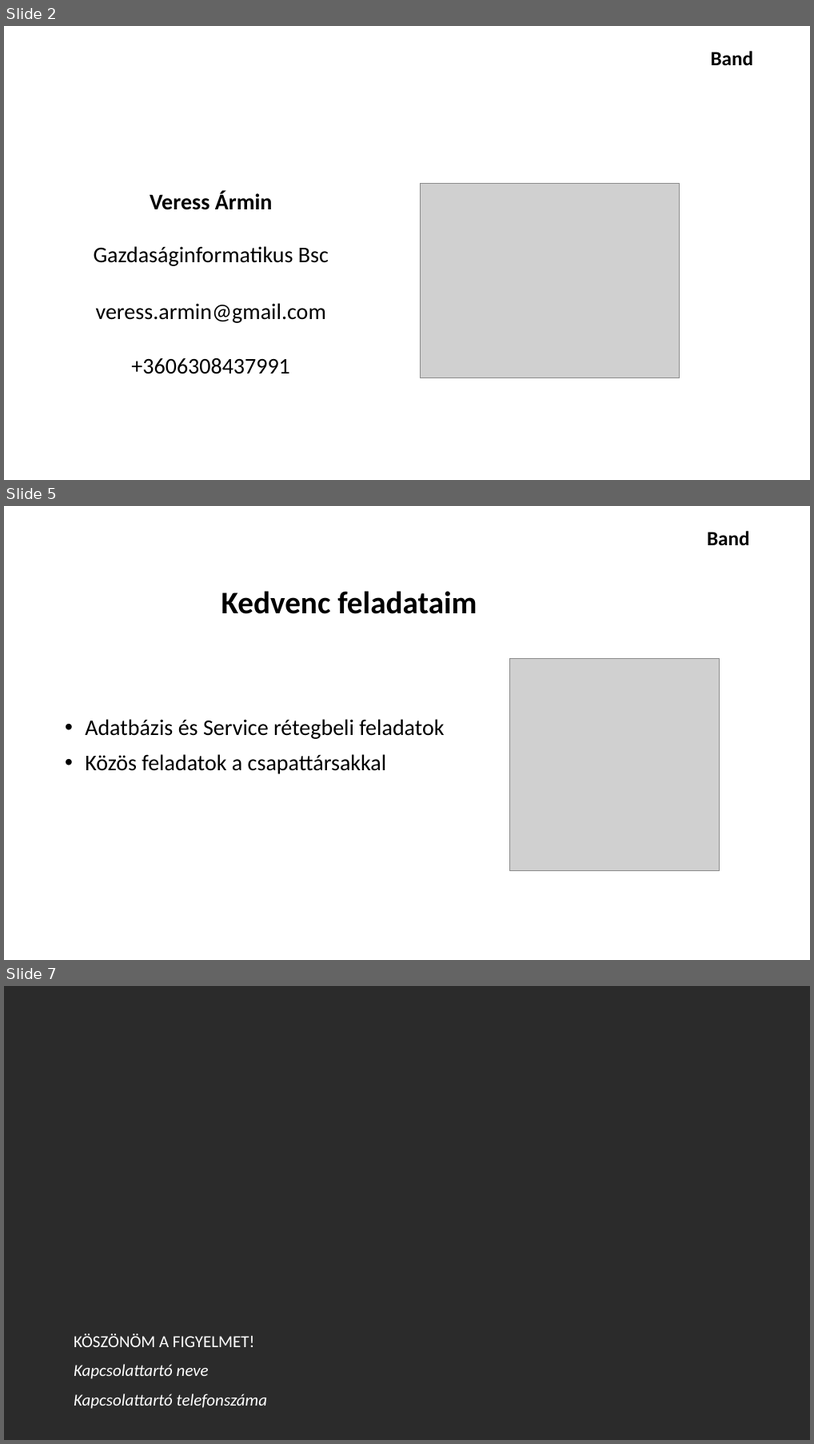
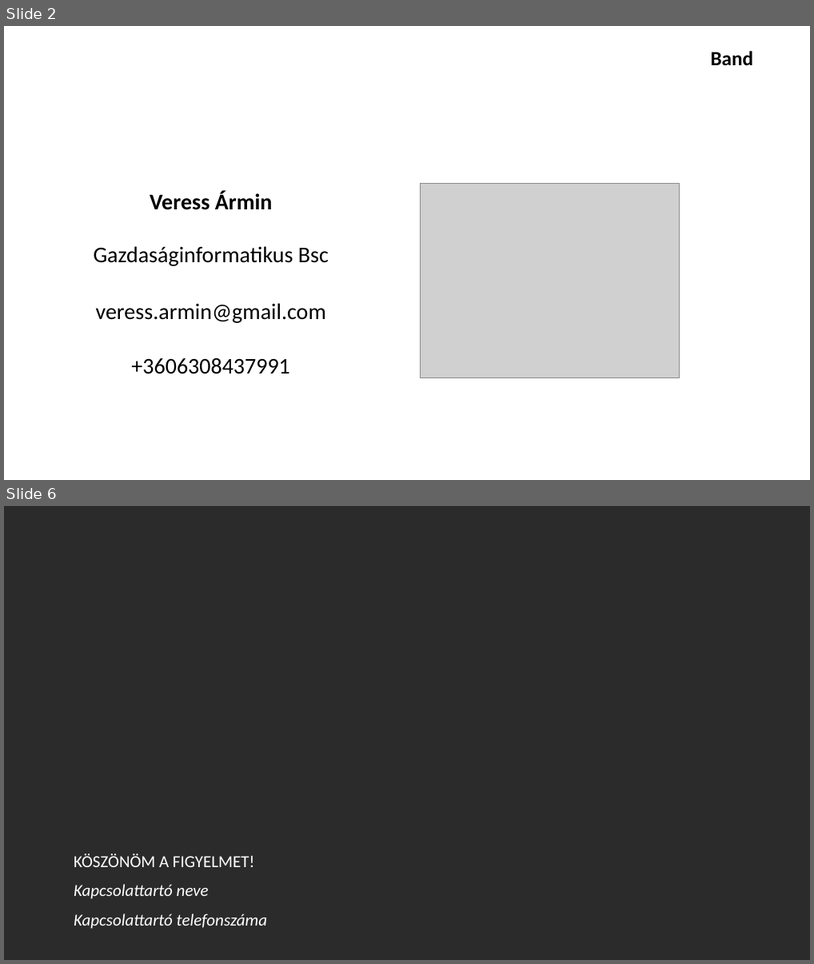
Before and after one commit to schonherz-java-ee-2016-summer/project, a slide deck: presentations/band/Veress_Armin/prezentation_veress_armin.pptx. Shown one above the other, each under a label of ours: slides 2, 5 and 7 before the commit, slides 2 and 6 after it; the slides between them are not shown. The pictures are 814x1444 and 814x964 pixels, drawn with LibreOffice and Linux fonts; fonts in the diff are those of the drawing; grey boxes stand for pictures; background and template pictures are left out; a plain dark background stands for a picture behind light text. Boxes give left, top, right and bottom in pixels: in the first picture for what was removed or moved away, otherwise in the second. Text is boxed around its words. In the diff, an @@ line names an element or a change of style, - is before the commit and + after.

```diff
--- a/presentations/band/Veress_Armin/prezentation_veress_armin.pptx
+++ b/presentations/band/Veress_Armin/prezentation_veress_armin.pptx
@@ slide 5 removed at bbox=[4, 506, 810, 960], background picture (left out) @@
@@ text removed at bbox=[707, 531, 750, 545] @@
-Band
@@ title removed at bbox=[222, 591, 477, 614] @@
-Kedvenc feladataim
@@ picture removed at bbox=[510, 659, 719, 871] @@
@@ text removed at bbox=[85, 719, 444, 774] @@
-• Adatbázis és Service rétegbeli feladatok
-• Közös feladatok a csapattársakkal
@@ what was slide 7 is now slide 6 @@
```
Also in this commit, not shown: 3 slides changed.
